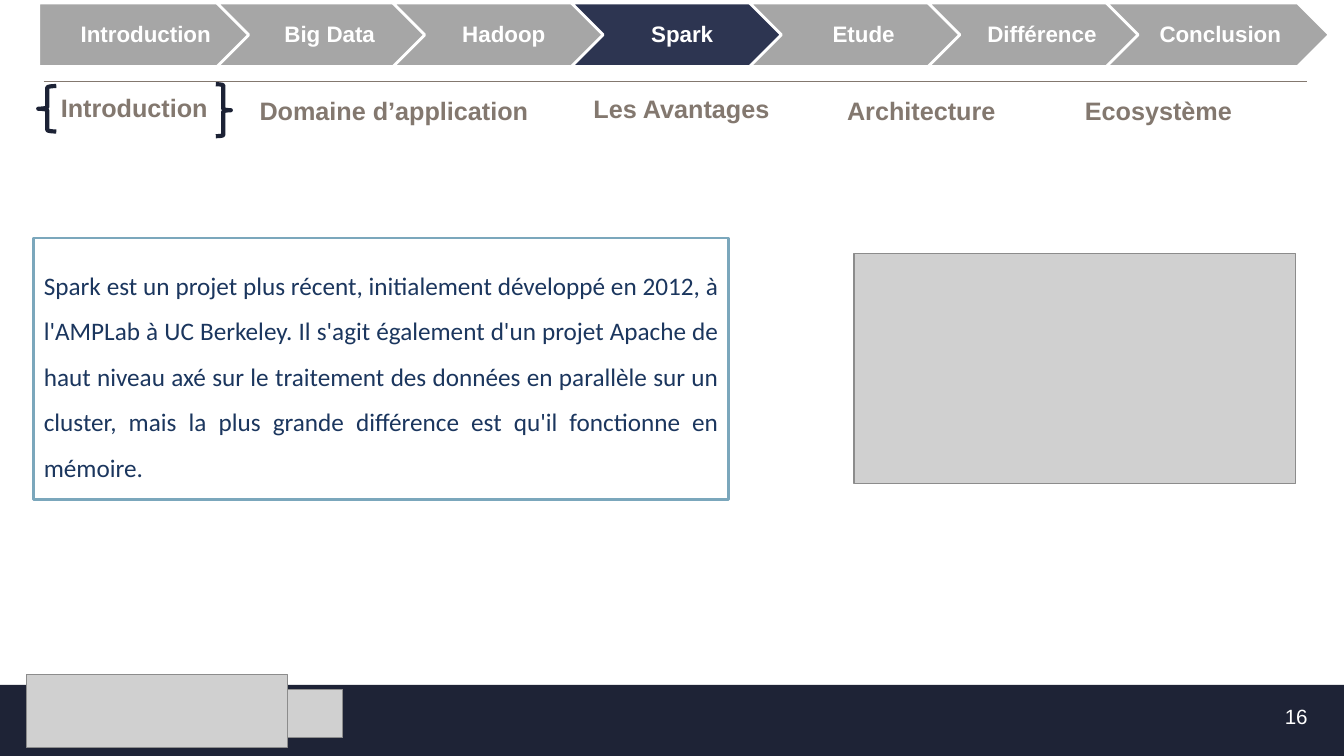
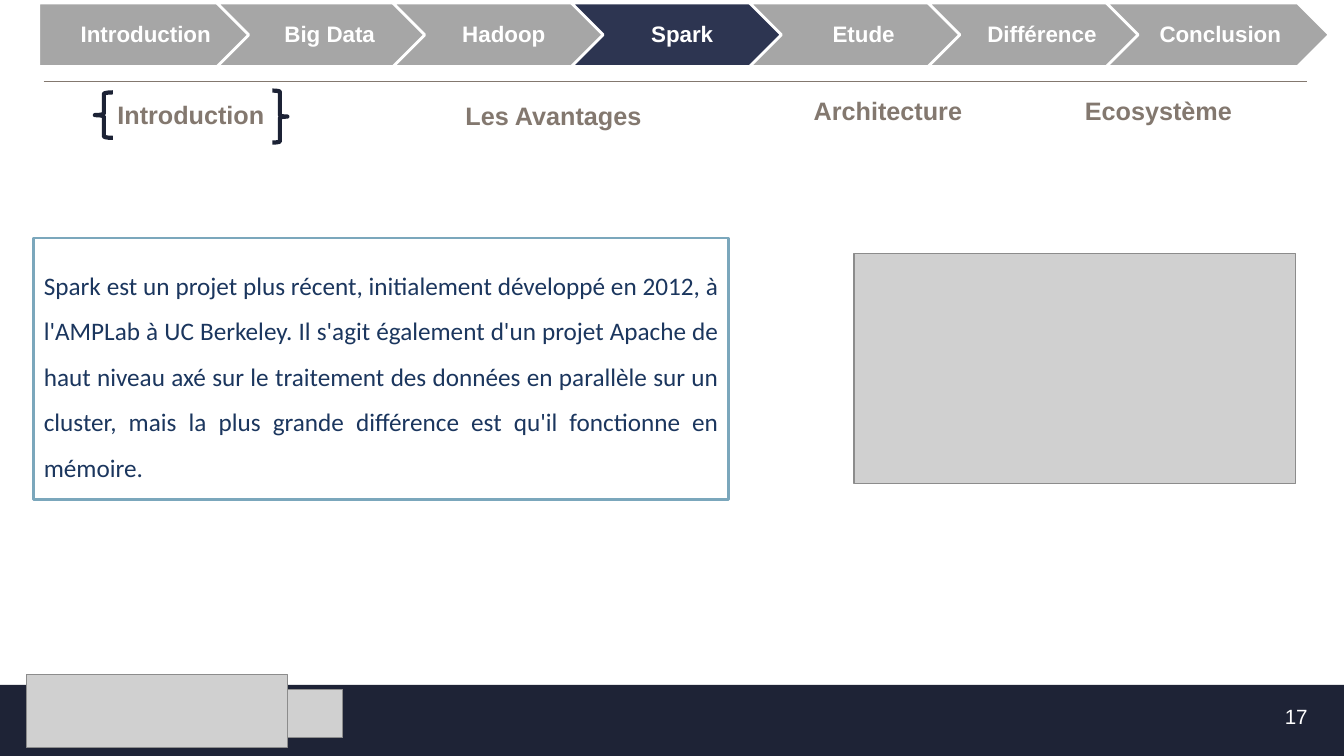
Before and after one commit to MF-13/E-Learning_Platforme, a slide deck: slide 17 of SFE/Présentation_SFE.pptx (slide 16 before the commit). Drawn at 1344x756 pixels with LibreOffice and Linux fonts; fonts in the diff are those of the drawing; grey boxes stand for pictures; background and template pictures are left out. Boxes give left, top, right and bottom in pixels: in the first picture for what was removed or moved away, otherwise in the second. Text is boxed around its words. In the diff, an @@ line names an element or a change of style, - is before the commit and + after.

```diff
--- a/SFE/Présentation_SFE.pptx
+++ b/SFE/Présentation_SFE.pptx
@@ 1 title, 1 right brace, 1 left brace moved together from (x1=38, y1=85, x2=231, y2=137) to (x1=95, y1=91, x2=287, y2=143) @@
@@ text removed at (x1=260, y1=102, x2=528, y2=125) @@
-Domaine d’application
@@ text "Les Avantages" moved from (x1=593, y1=100, x2=769, y2=123) to (x1=465, y1=107, x2=641, y2=130) @@
@@ text "Architecture" moved from (x1=847, y1=102, x2=995, y2=120) to (x1=814, y1=102, x2=962, y2=120) @@
@@ page number at (x1=1285, y1=710, x2=1308, y2=724): text changed @@
-16
+17
```
Also in this commit, not shown: 16 other slides changed, 1 slide added, 1 slide removed.
